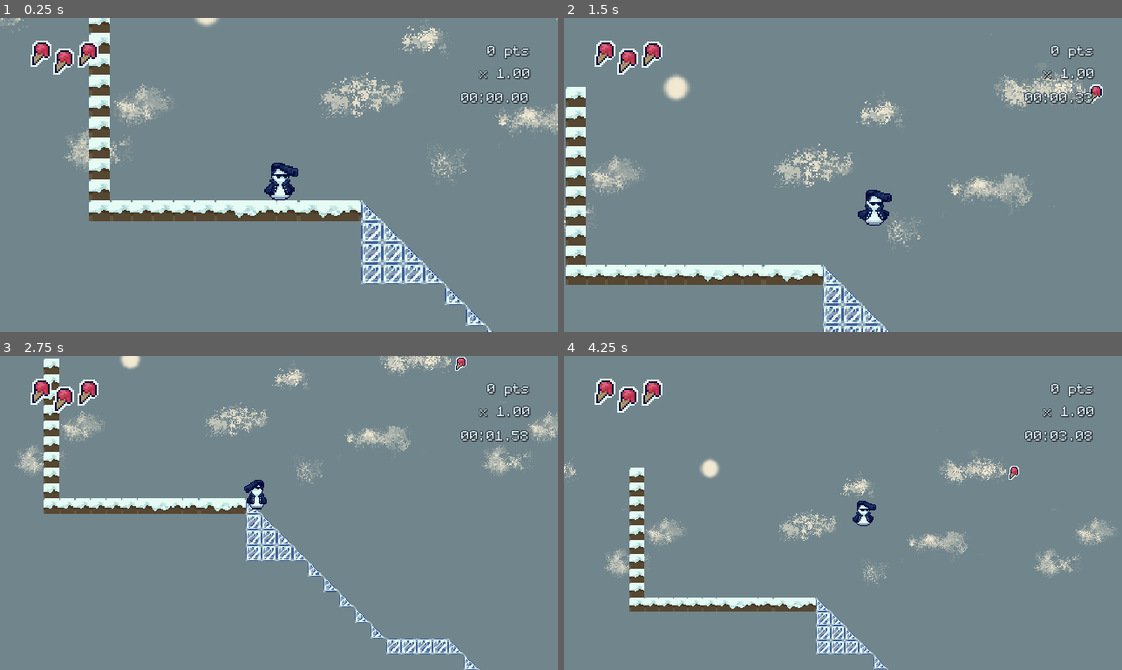
Above: before the commit, frames 1-4 (two rows, left to right).
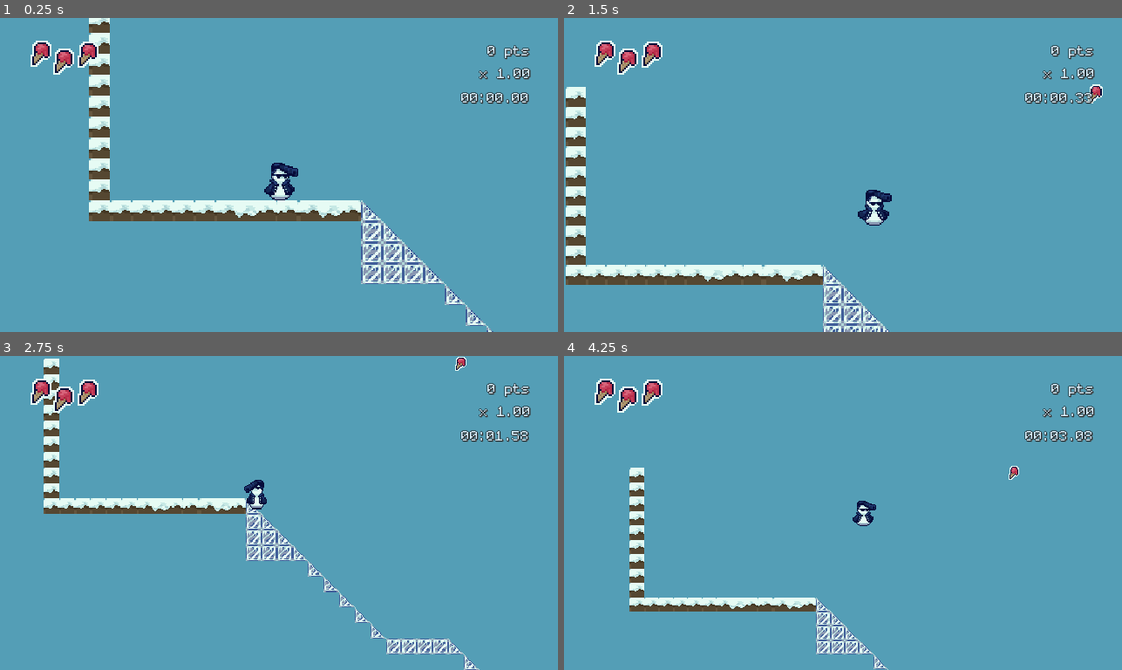
Above: after the commit, the same moments.

Repository: streebree/slickmode
Game: Godot game, scene res://scenes/areas/area4.tscn
The game is run twice, just before and just after one commit, with the same random seed, the same clock (stepped at 60 frames per second) and the same inputs.
Inputs (mouse positions are in pixels of both pictures, inside the frame that each line leads up to):
- Up to frame 1 (0.25 s): no input
- Up to frame 2 (1.5 s): tap Enter (start) at 0.5, 0.6 s; move the mouse to (965, 159) at 0.52 s; hold Space (ui_accept) 0.53-1.28 s; hold Right (ui_right) from 0.53 s (still down); click (965, 159) at 0.67 s; tap Z (double_jump) at 0.77 s; move the mouse to (731, 190) at 1.27 s; tap Space (ui_accept) at 1.35 s
- Up to frame 3 (2.75 s): tap Z (double_jump) at 1.52 s; tap Enter (start) at 1.55 s; move the mouse to (334, 443) at 2.02 s; release Right (ui_right) at 2.03 s; hold Left (ui_left) from 2.03 s (still down); hold Space (ui_accept) from 2.03 s (still down); tap Shift (run) at 2.1 s
- Up to frame 4 (4.25 s): move the mouse to (815, 575) at 2.77 s; release Left (ui_left) at 2.78 s; release Space (ui_accept) at 2.78 s; hold Right (ui_right) from 2.78 s (still down); tap Enter (start) at 2.85 s; click (815, 575) at 2.92 s; tap Z (double_jump) at 3.02, 3.77 s; move the mouse to (1010, 560) at 3.52 s; hold Space (ui_accept) from 3.53 s (still down)

The runs differ from the first frame. In frame 1, 91% of the frame differs, in the area x 0-100%, y 0-100%; in frame 2, 92%; in frame 3, 93%; in frame 4, 95%.

Commit message:
Improve parallax

Diff:
--- a/slick-game/scenes/areas/area1.tscn
+++ b/slick-game/scenes/areas/area1.tscn
@@ -302,8 +302,8 @@
 
 [node name="Background" type="Parallax2D" parent="." unique_id=514442926]
 z_index = -7
-scroll_scale = Vector2(0.01, 0.01)
-scroll_offset = Vector2(-449, -101)
+scroll_scale = Vector2(0.02, 0)
+scroll_offset = Vector2(-449, -40)
 repeat_size = Vector2(640, 0)
 repeat_times = 16
 follow_viewport = false
@@ -314,7 +314,8 @@
 
 [node name="Middle" type="Parallax2D" parent="." unique_id=1518634223]
 z_index = -6
-scroll_offset = Vector2(0, -32.7)
+scroll_scale = Vector2(0.04, 0)
+scroll_offset = Vector2(0, -100)
 repeat_size = Vector2(640, 0)
 repeat_times = 14
 follow_viewport = false
@@ -324,17 +325,22 @@
 
 [node name="Foreground" type="Parallax2D" parent="." unique_id=211329611]
 z_index = -5
-scroll_offset = Vector2(0, -52.395)
+scroll_scale = Vector2(0.07, 0)
+scroll_offset = Vector2(0, 50)
 repeat_size = Vector2(640, 0)
 repeat_times = 11
+follow_viewport = false
 
 [node name="Sprite2D" type="Sprite2D" parent="Foreground" unique_id=287133075]
 texture = ExtResource("18_fod1i")
 
 [node name="Foreground2" type="Parallax2D" parent="." unique_id=163589211]
 z_index = -4
+scroll_scale = Vector2(0.04, 0)
+scroll_offset = Vector2(0, 100)
 repeat_size = Vector2(640, 0)
 repeat_times = 13
+follow_viewport = false
 
 [node name="Sprite2D" type="Sprite2D" parent="Foreground2" unique_id=1084841301]
 position = Vector2(0, -24)
--- a/slick-game/scenes/areas/area3.tscn
+++ b/slick-game/scenes/areas/area3.tscn
@@ -225,65 +225,6 @@
 [node name="CharacterBody2D" parent="." unique_id=1919126236 instance=ExtResource("3_xic1v")]
 position = Vector2(-347, -70)
 
-[node name="Sky" type="Parallax2D" parent="." unique_id=2142179580]
-z_index = -5
-scroll_scale = Vector2(0, 0)
-scroll_offset = Vector2(-449, -99.12)
-repeat_size = Vector2(640, 360)
-repeat_times = 3
-
-[node name="Sprite2D" type="Sprite2D" parent="Sky" unique_id=21092772]
-z_index = -1
-texture = ExtResource("6_5kqwe")
-
-[node name="Background" type="Parallax2D" parent="." unique_id=25685127]
-z_index = -2
-scroll_scale = Vector2(0.01, 0.01)
-scroll_offset = Vector2(-449, -101)
-repeat_size = Vector2(640, 0)
-repeat_times = 16
-follow_viewport = false
-
-[node name="Sprite2D2" type="Sprite2D" parent="Background" unique_id=1741634255]
-texture_repeat = 2
-texture = ExtResource("7_2bgkt")
-
-[node name="Middle" type="Parallax2D" parent="." unique_id=1511427124]
-z_index = -2
-scroll_scale = Vector2(0.5, 0)
-scroll_offset = Vector2(0, -32.7)
-repeat_size = Vector2(640, 0)
-repeat_times = 14
-follow_viewport = false
-
-[node name="Sprite2D3" type="Sprite2D" parent="Middle" unique_id=1857026633]
-texture = ExtResource("9_n07cq")
-
-[node name="Foreground" type="Parallax2D" parent="." unique_id=463207900]
-z_index = -1
-scroll_scale = Vector2(0.7, 0)
-scroll_offset = Vector2(0, -52.395)
-repeat_size = Vector2(640, 0)
-repeat_times = 11
-
-[node name="Sprite2D" type="Sprite2D" parent="Foreground" unique_id=540957936]
-texture = ExtResource("8_6fjde")
-
-[node name="Foreground2" type="Parallax2D" parent="." unique_id=961184668]
-z_index = -1
-scroll_scale = Vector2(1, 0)
-repeat_size = Vector2(640, 0)
-repeat_times = 13
-
-[node name="Sprite2D" type="Sprite2D" parent="Foreground2" unique_id=523180900]
-position = Vector2(0, -24)
-texture = ExtResource("10_6fjde")
-
-[node name="Sprite2D2" type="Sprite2D" parent="Foreground2" unique_id=673019720]
-position = Vector2(0, 476.7475)
-scale = Vector2(1, 1.7819306)
-texture = ExtResource("11_n07cq")
-
 [node name="SnowMusic" type="AudioStreamPlayer" parent="." unique_id=1346540891]
 stream = ExtResource("7_gayty")
 volume_db = -14.597
@@ -532,3 +473,65 @@
 position = Vector2(-279, -72)
 sprite_frames = SubResource("SpriteFrames_frxfh")
 animation = &"sad_hat_fall"
+
+[node name="Sky" type="Parallax2D" parent="." unique_id=1092340531]
+z_index = -9
+scroll_scale = Vector2(0, 0)
+scroll_offset = Vector2(-449, -99.12)
+repeat_size = Vector2(640, 360)
+repeat_times = 3
+
+[node name="Sprite2D" type="Sprite2D" parent="Sky" unique_id=302988330]
+z_index = -1
+texture = ExtResource("6_5kqwe")
+
+[node name="Background" type="Parallax2D" parent="." unique_id=528729507]
+z_index = -7
+scroll_scale = Vector2(0.02, 0)
+scroll_offset = Vector2(-449, -40)
+repeat_size = Vector2(640, 0)
+repeat_times = 16
+follow_viewport = false
+
+[node name="Sprite2D2" type="Sprite2D" parent="Background" unique_id=754511655]
+texture_repeat = 2
+texture = ExtResource("7_2bgkt")
+
+[node name="Middle" type="Parallax2D" parent="." unique_id=1815242515]
+z_index = -6
+scroll_scale = Vector2(0.04, 0)
+scroll_offset = Vector2(0, -100)
+repeat_size = Vector2(640, 0)
+repeat_times = 14
+follow_viewport = false
+
+[node name="Sprite2D3" type="Sprite2D" parent="Middle" unique_id=2146955493]
+texture = ExtResource("9_n07cq")
+
+[node name="Foreground" type="Parallax2D" parent="." unique_id=424163792]
+z_index = -5
+scroll_scale = Vector2(0.07, 0)
+scroll_offset = Vector2(0, 50)
+repeat_size = Vector2(640, 0)
+repeat_times = 11
+follow_viewport = false
+
+[node name="Sprite2D" type="Sprite2D" parent="Foreground" unique_id=1530898111]
+texture = ExtResource("8_6fjde")
+
+[node name="Foreground2" type="Parallax2D" parent="." unique_id=1576644676]
+z_index = -4
+scroll_scale = Vector2(0.04, 0)
+scroll_offset = Vector2(0, 100)
+repeat_size = Vector2(640, 0)
+repeat_times = 13
+follow_viewport = false
+
+[node name="Sprite2D" type="Sprite2D" parent="Foreground2" unique_id=1051012750]
+position = Vector2(0, -24)
+texture = ExtResource("10_6fjde")
+
+[node name="Sprite2D2" type="Sprite2D" parent="Foreground2" unique_id=446981152]
+position = Vector2(0, 476.7475)
+scale = Vector2(1, 1.7819306)
+texture = ExtResource("11_n07cq")
--- a/slick-game/scenes/areas/area4.tscn
+++ b/slick-game/scenes/areas/area4.tscn
@@ -3,17 +3,20 @@
 [ext_resource type="Script" uid="uid://cle1idslv4gx8" path="res://node-test.gd" id="1_a0gg5"]
 [ext_resource type="TileSet" uid="uid://ioexiochvppf" path="res://scenes/main_tile_set.tres" id="2_y8oc2"]
 [ext_resource type="PackedScene" uid="uid://ckjpn0vpiwogk" path="res://scenes/snowman.tscn" id="3_3btnx"]
-[ext_resource type="Texture2D" uid="uid://b4nwe3rb8yd41" path="res://assets/art/placeholder/background0.png" id="4_vro8i"]
-[ext_resource type="Texture2D" uid="uid://br3x4cgwy2nx8" path="res://assets/art/placeholder/background1.png" id="5_kou4n"]
-[ext_resource type="Texture2D" uid="uid://f806pa0exola" path="res://assets/art/placeholder/background2.png" id="6_enmeq"]
 [ext_resource type="AudioStream" uid="uid://bweoljfccwl5c" path="res://assets/audio/Snow2.ogg" id="7_5o8i8"]
 [ext_resource type="PackedScene" uid="uid://7pdxc61d0xxu" path="res://scenes/hud.tscn" id="8_n4uov"]
 [ext_resource type="PackedScene" uid="uid://c1duoa4rdhgyi" path="res://scenes/level_start.tscn" id="9_cocvt"]
 [ext_resource type="PackedScene" uid="uid://domfe53a2mmqd" path="res://scenes/level_end.tscn" id="10_m7iv3"]
 [ext_resource type="PackedScene" uid="uid://bk0d2nat47ssr" path="res://scenes/kill_plane.tscn" id="11_gsftq"]
 [ext_resource type="PackedScene" uid="uid://by1ldxkw8bmvw" path="res://scenes/icecream.tscn" id="12_3c7mo"]
+[ext_resource type="Texture2D" uid="uid://yytnqgqmlufk" path="res://assets/art/background/sky.png" id="12_hlb5a"]
+[ext_resource type="Texture2D" uid="uid://cxcugdwl71nrr" path="res://assets/art/background/skybox_background.png" id="13_a0gg5"]
 [ext_resource type="PackedScene" uid="uid://bjllpyn7o184f" path="res://scenes/checkpoint.tscn" id="13_posi2"]
 [ext_resource type="PackedScene" uid="uid://o52exufl3vht" path="res://scenes/enemy_spawner.tscn" id="14_6rmr4"]
+[ext_resource type="Texture2D" uid="uid://dn31mlr0h6he6" path="res://assets/art/background/skybox_middle.png" id="14_y8oc2"]
+[ext_resource type="Texture2D" uid="uid://bb7s2ilggrukv" path="res://assets/art/background/skybox_foreground.png" id="15_3btnx"]
+[ext_resource type="Texture2D" uid="uid://du4n8d6nk36rx" path="res://assets/art/background/skybox_forground_cloud.png" id="16_vro8i"]
+[ext_resource type="Texture2D" uid="uid://shfpeoqsckt5" path="res://assets/art/background/skybox_forground_cloud_bottom.png" id="17_kou4n"]
 
 [node name="Node2D2" type="Node2D" unique_id=1625689784]
 script = ExtResource("1_a0gg5")
@@ -27,40 +30,6 @@
 
 [node name="CharacterBody2D" parent="." unique_id=1919126236 instance=ExtResource("3_3btnx")]
 position = Vector2(-288, -72)
-
-[node name="Parallax2D" type="Parallax2D" parent="." unique_id=2142179580]
-z_index = -5
-scroll_scale = Vector2(0, 0)
-scroll_offset = Vector2(-449, -101)
-repeat_size = Vector2(480, 0)
-repeat_times = 3
-follow_viewport = false
-
-[node name="Sprite2D" type="Sprite2D" parent="Parallax2D" unique_id=21092772]
-z_index = -1
-texture = ExtResource("4_vro8i")
-
-[node name="Parallax2D2" type="Parallax2D" parent="." unique_id=25685127]
-z_index = -2
-scroll_scale = Vector2(0.01, 0.01)
-scroll_offset = Vector2(-449, -101)
-repeat_size = Vector2(480, 0)
-repeat_times = 3
-follow_viewport = false
-
-[node name="Sprite2D2" type="Sprite2D" parent="Parallax2D2" unique_id=1741634255]
-texture = ExtResource("5_kou4n")
-
-[node name="Parallax2D3" type="Parallax2D" parent="." unique_id=1511427124]
-z_index = -1
-scroll_scale = Vector2(0.1, 0.01)
-scroll_offset = Vector2(-449, -101)
-repeat_size = Vector2(480, 0)
-repeat_times = 3
-follow_viewport = false
-
-[node name="Sprite2D3" type="Sprite2D" parent="Parallax2D3" unique_id=1857026633]
-texture = ExtResource("6_enmeq")
 
 [node name="AudioStreamPlayer" type="AudioStreamPlayer" parent="." unique_id=1346540891]
 stream = ExtResource("7_5o8i8")
@@ -182,3 +151,65 @@
 
 [node name="EnemySpawner22" parent="." unique_id=1163030222 instance=ExtResource("14_6rmr4")]
 position = Vector2(3960, 1088)
+
+[node name="Sky" type="Parallax2D" parent="." unique_id=1386912876]
+z_index = -9
+scroll_scale = Vector2(0, 0)
+scroll_offset = Vector2(-449, 500)
+repeat_size = Vector2(640, 360)
+repeat_times = 3
+
+[node name="Sprite2D" type="Sprite2D" parent="Sky" unique_id=1000662494]
+z_index = -1
+texture = ExtResource("12_hlb5a")
+
+[node name="Background" type="Parallax2D" parent="." unique_id=21105739]
+z_index = -7
+scroll_scale = Vector2(0.02, 0)
+scroll_offset = Vector2(-449, 500)
+repeat_size = Vector2(640, 0)
+repeat_times = 16
+follow_viewport = false
+
+[node name="Sprite2D2" type="Sprite2D" parent="Background" unique_id=597431779]
+texture_repeat = 2
+texture = ExtResource("13_a0gg5")
+
+[node name="Middle" type="Parallax2D" parent="." unique_id=1664308427]
+z_index = -6
+scroll_scale = Vector2(0.04, 0)
+scroll_offset = Vector2(0, 500)
+repeat_size = Vector2(640, 0)
+repeat_times = 14
+follow_viewport = false
+
+[node name="Sprite2D3" type="Sprite2D" parent="Middle" unique_id=361738440]
+texture = ExtResource("14_y8oc2")
+
+[node name="Foreground" type="Parallax2D" parent="." unique_id=812415174]
+z_index = -5
+scroll_scale = Vector2(0.07, 0)
+scroll_offset = Vector2(0, 500)
+repeat_size = Vector2(640, 0)
+repeat_times = 11
+follow_viewport = false
+
+[node name="Sprite2D" type="Sprite2D" parent="Foreground" unique_id=448580875]
+texture = ExtResource("15_3btnx")
+
+[node name="Foreground2" type="Parallax2D" parent="." unique_id=1757188180]
+z_index = -4
+scroll_scale = Vector2(0.04, 0)
+scroll_offset = Vector2(0, 500)
+repeat_size = Vector2(640, 0)
+repeat_times = 13
+follow_viewport = false
+
+[node name="Sprite2D" type="Sprite2D" parent="Foreground2" unique_id=586424852]
+position = Vector2(0, -24)
+texture = ExtResource("16_vro8i")
+
+[node name="Sprite2D2" type="Sprite2D" parent="Foreground2" unique_id=1127402270]
+position = Vector2(0, 476.7475)
+scale = Vector2(1, 1.7819306)
+texture = ExtResource("17_kou4n")
--- a/slick-game/scenes/areas/title_screen.tscn
+++ b/slick-game/scenes/areas/title_screen.tscn
@@ -17,10 +17,14 @@
 [sub_resource type="LabelSettings" id="LabelSettings_mfb7h"]
 font = ExtResource("8_mfb7h")
 font_size = 48
+outline_size = 3
+outline_color = Color(0, 0, 0, 1)
 
 [sub_resource type="LabelSettings" id="LabelSettings_q3w81"]
 font = ExtResource("8_mfb7h")
 font_size = 32
+outline_size = 2
+outline_color = Color(0, 0, 0, 1)
 
 [sub_resource type="AtlasTexture" id="AtlasTexture_iceyc"]
 atlas = ExtResource("11_th68q")
